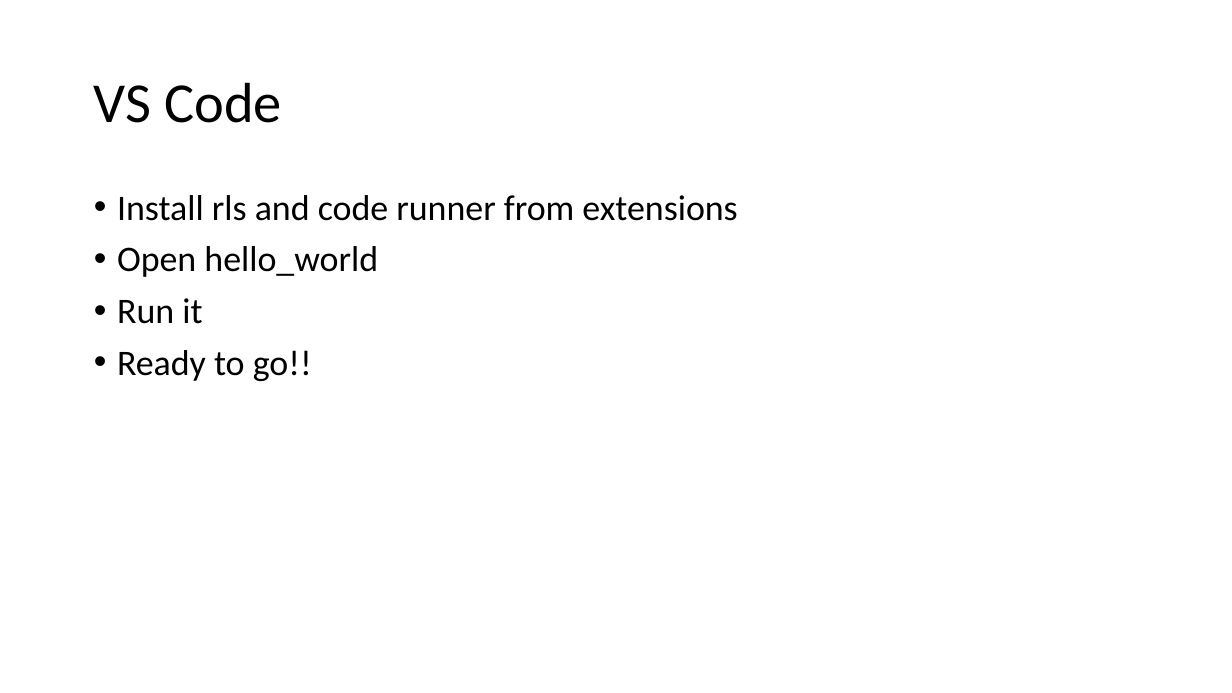
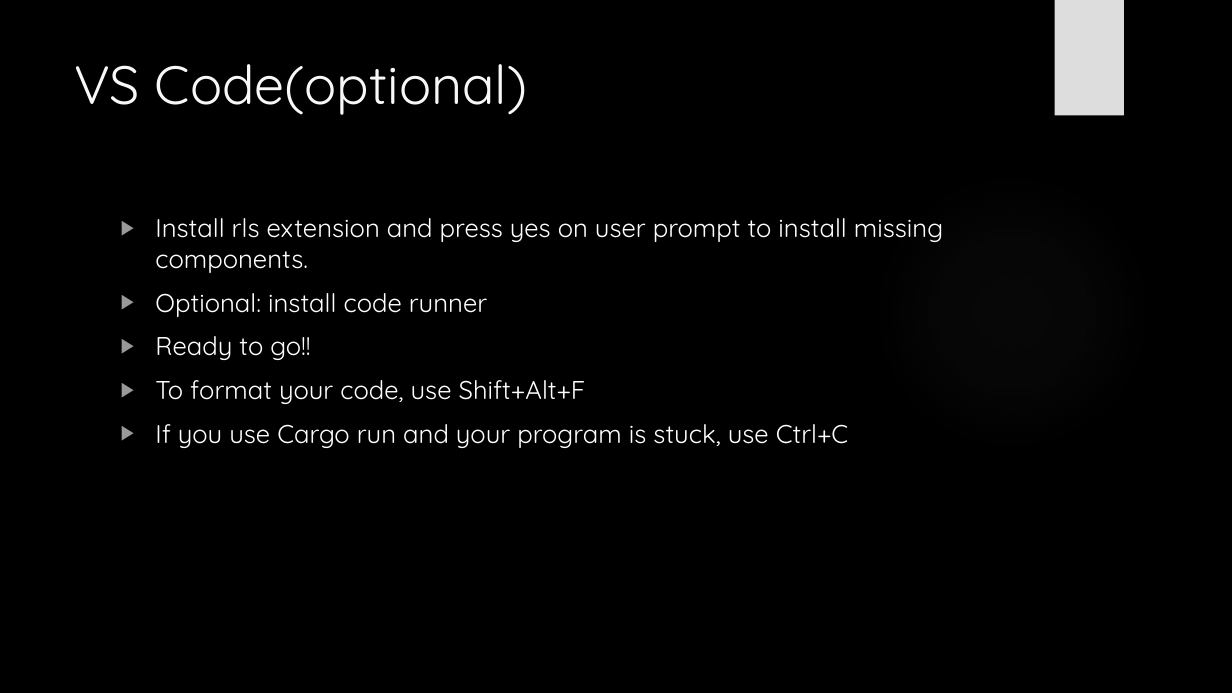
Before and after one commit to AlexbMitchelmore/WebDevRust, a slide deck: slide 7 of RUST.pptx (slide 4 before the commit). Drawn at 1232x693 pixels with LibreOffice and Linux fonts; fonts in the diff are those of the drawing; background and template pictures are left out. Boxes give left, top, right and bottom in pixels: in the first picture for what was removed or moved away, otherwise in the second. Text is boxed around its words. In the diff, an @@ line names an element or a change of style, - is before the commit and + after.

```diff
--- a/RUST.pptx
+++ b/RUST.pptx
@@ background #FFFFFF to picture (left out) @@
@@ rectangle added at (1055,0,1124,116), fill #DDDDDD @@
@@ title "VS Code(optional)" at (75,64,527,115): vertical alignment middle to top @@
@@ title at (75,64,527,115): text changed; size 44 to 42 pt; font Calibri to Quicksand; text colour #000000 to #F8F8F8 @@
-VS Code
+VS Code(optional)
@@ ellipse added at (870,169,1154,454), fill gradient #666666 @@
@@ text "Install rls extension and press ...": place and size @@
-text "Install rls extension and press ..." at (117,195,737,381)
+text "Install rls extension and press ..." at (155,218,943,448)
@@ text at (155,218,943,317): text changed; size 28 to 20 pt; font Calibri to Quicksand; text colour #000000 to #FFFFFF @@
-• Install rls and code runner from extensions
-• Open hello_world
-• Run it
+▶ Install rls extension and press yes on user prompt to install missing components.
+▶ Optional: install code runner
@@ text at (155,336,310,360): size 28 to 20 pt, font Calibri to Quicksand, text colour #000000 to #FFFFFF in "Ready to go!!"; bullet • to ▶; line spacing 0.9 to 1 @@
@@ text at (155,380,848,448): paragraphs added @@
+▶ To format your code, use Shift+Alt+F
+▶ If you use Cargo run and your program is stuck, use Ctrl+C
```
Also in this commit, not shown: 7 other slides changed, 16 slides added, 12 slides removed, 1 other file.
